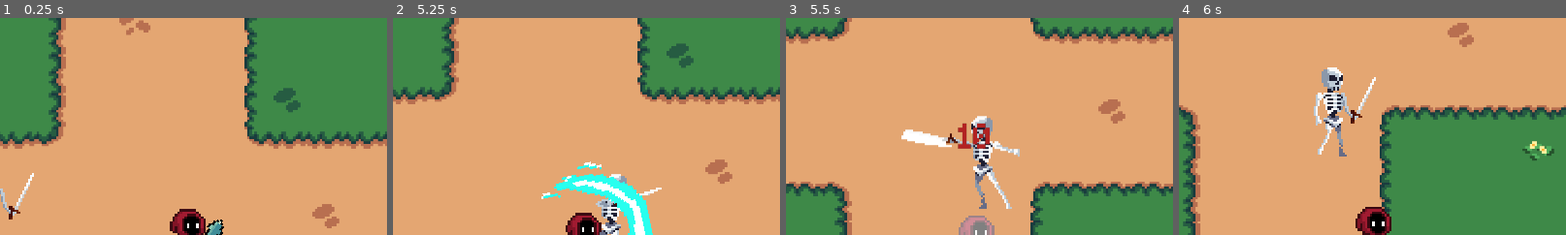
Above: before the commit, frames 1-4 (left to right).
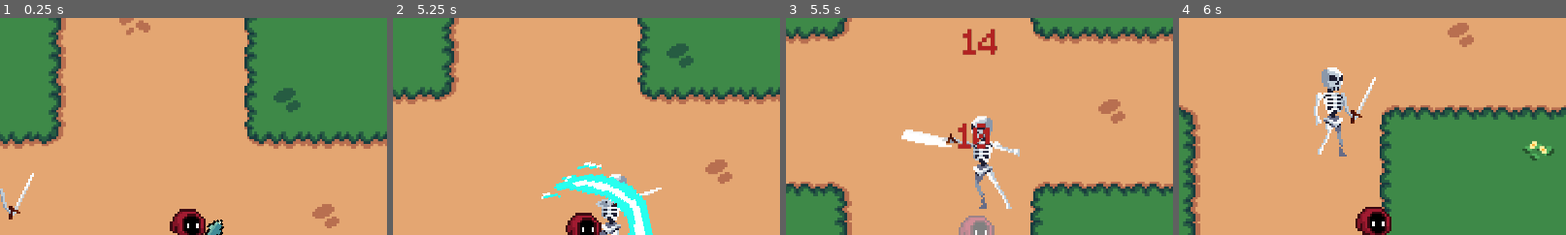
Above: after the commit, the same moments.

Repository: Jerga99/godot-2d-game-course
Game: Godot game, scene res://scenes/play_scene.tscn
Same seed, same stepped clock (60 frames per second), same inputs: the game is played once before the commit and once after it.
Inputs (mouse positions are % of the whole screen's width and height, from its top left):
- Up to frame 1 (0.25 s): no input
- Up to frame 2 (5.25 s): move the mouse to (72, 45) at 0.52 s; hold D (right) 0.53-1.28 s; tap one key every 0.75 s from 0.6 s: 1 (ability_1) 2 (ability_2) 3 (ability_3) 1 (ability_1) 2 (ability_2) 3 (ability_3) 1 (ability_1); move the mouse to (30, 55) at 1.27 s; hold S (down) 1.28-2.03 s; move the mouse to (60, 28) at 2.02 s; hold D (right) 2.03-2.78 s; move the mouse to (45, 70) at 2.77 s; hold W (up) 2.78-3.53 s; move the mouse to (80, 65) at 3.52 s; hold A (left) 3.53-5.03 s; move the mouse to (20, 35) at 4.27 s; move the mouse to (55, 50) at 5.02 s; hold S (down) from 5.03 s (still down)
- Up to frame 3 (5.5 s): keep holding S (down)
- Up to frame 4 (6 s): move the mouse to (35, 25) at 5.77 s; release S (down) at 5.78 s; hold D (right) from 5.78 s (still down); tap 2 (ability_2) at 5.85 s
The pictures show only the part of the screen within x 25-75%, y 0-50%; the shares and areas given below are measured in that part.

Frames 1-2 are identical in both runs. In frame 3, 0.5% of the frame differs, in the area x 45-55%, y 4-17%; in frame 4, nothing differs.

Commit message:
Deal damage to Skeleton

Diff:
--- a/scenes/ability/slash_ability.tscn
+++ b/scenes/ability/slash_ability.tscn
@@ -6,6 +6,7 @@
 [ext_resource type="Script" uid="uid://c8htvbdy2nj8o" path="res://scripts/ability/component/ability_push_back.gd" id="4_wqbl1"]
 [ext_resource type="Script" uid="uid://dlv7h3h01wgu3" path="res://scripts/ability/component/ability_turn_to_mouse.gd" id="5_6scyu"]
 [ext_resource type="Script" uid="uid://b8xa52gceh2ci" path="res://scripts/ability/component/ability_get_target.gd" id="6_jabok"]
+[ext_resource type="Script" uid="uid://bgc4ieq2gc1ey" path="res://scripts/ability/component/ability_deal_damage.gd" id="7_ny4m0"]
 
 [node name="SlashAbility" type="Node"]
 script = ExtResource("1_wqbl1")
@@ -29,3 +30,9 @@
 script = ExtResource("6_jabok")
 exec_delay = 0.3
 metadata/_custom_type_script = "uid://b8xa52gceh2ci"
+
+[node name="AbilityDealDamage" type="Node" parent="."]
+script = ExtResource("7_ny4m0")
+damage = 14.0
+exec_delay = 0.31
+metadata/_custom_type_script = "uid://bgc4ieq2gc1ey"
--- a/scripts/ability/component/ability_get_target.gd
+++ b/scripts/ability/component/ability_get_target.gd
@@ -5,10 +5,12 @@
 @export var radius = 30.0
 
 func _activate(context: AbilityContext):
-	var results = check_colliders_around_position(context.caster, radius)
-	print(results)
+	var targets = check_colliders_around_position(context.caster, radius)
 
-func check_colliders_around_position(caster: Entity, radius: float) -> Array:
+	if targets.size() > 0:
+		context.target = targets[0]
+
+func check_colliders_around_position(caster: Entity, radius: float) -> Array[Entity]:
 	var shape = CircleShape2D.new()
 	shape.radius = radius
 
@@ -19,5 +21,14 @@
 
 	var space_state = caster.get_world_2d().direct_space_state
 	var results = space_state.intersect_shape(query)
+	var targets: Array[Entity] = []
 
-	return results
+	if results.size() > 0:
+		for result in results:
+			var collider = result.collider
+			var parent = collider.get_parent()
+
+			if parent is Entity:
+				targets.push_back(parent)
+
+	return targets
Not shown: 1 places in scenes/ability/slash_ability.tscn that only renumber resources
